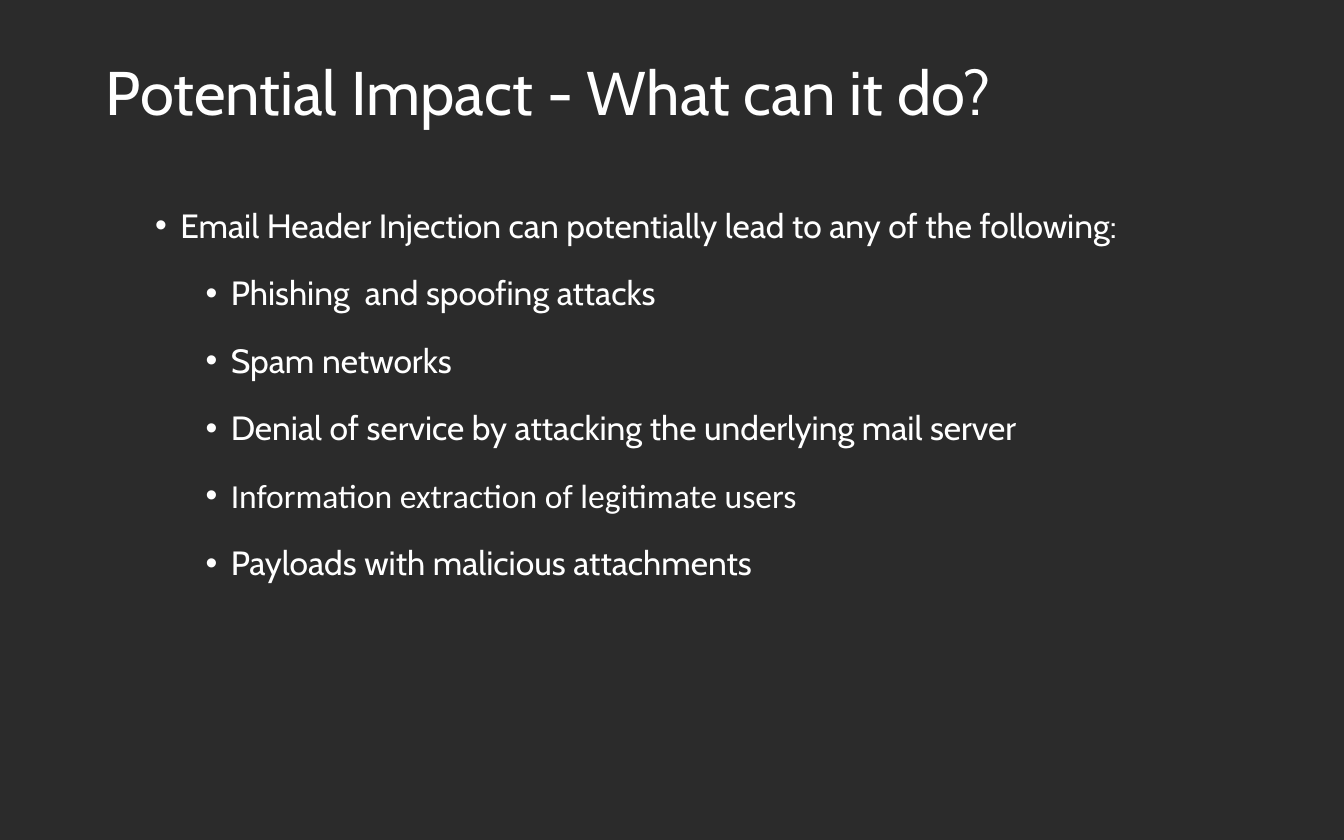
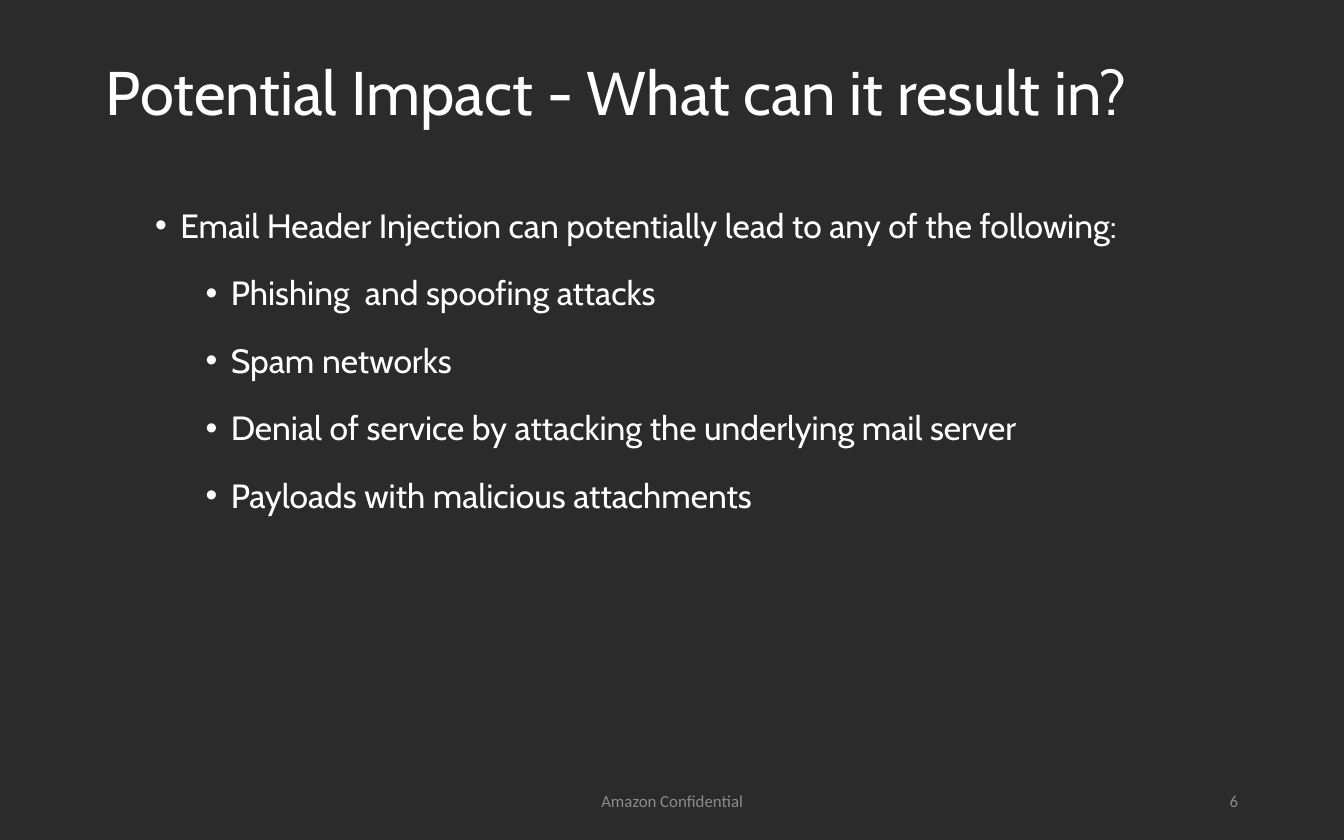
Before and after one commit to TDA/Zoncon, a slide deck: slide 6 of Zoncon-2017-Sai-Pc-ZCSlides.pptx (slide 11 before the commit). Drawn at 1344x840 pixels with LibreOffice and Linux fonts; fonts in the diff are those of the drawing; background and template pictures are left out; a plain dark background stands for a picture behind light text. Boxes give left, top, right and bottom in pixels: in the first picture for what was removed or moved away, otherwise in the second. Text is boxed around its words. In the diff, an @@ line names an element or a change of style, - is before the commit and + after.

```diff
--- a/Zoncon-2017-Sai-Pc-ZCSlides.pptx
+++ b/Zoncon-2017-Sai-Pc-ZCSlides.pptx
@@ title at <box>106,69,1127,129</box>: text changed @@
-Potential Impact - What can it do?
+Potential Impact - What can it result in?
@@ text at <box>231,484,797,514</box>: paragraph removed @@
-  • Information extraction of legitimate users
@@ text added at <box>601,795,743,807</box>, 9 pt, text #8C8C8C @@
+Amazon Confidential
@@ page number added at <box>1230,796,1239,807</box>, 9 pt, text #8C8C8C @@
+6
```
Also in this commit, not shown: 11 other slides changed, 2 slides added, 9 slides removed.
